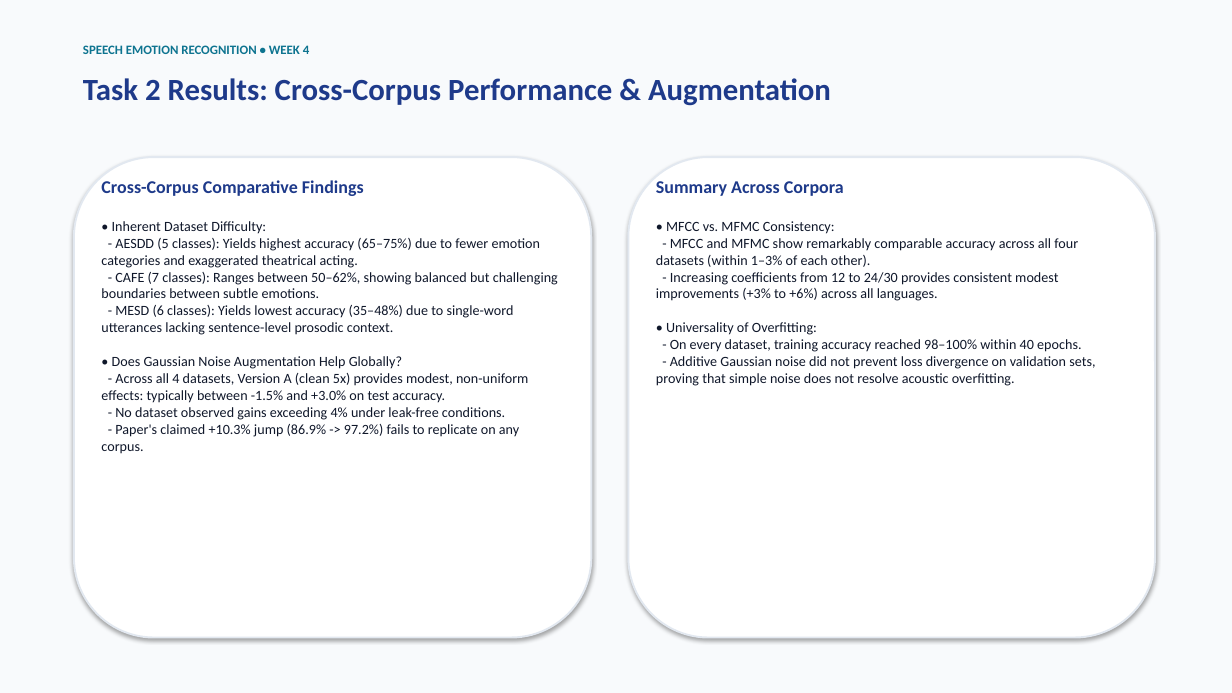
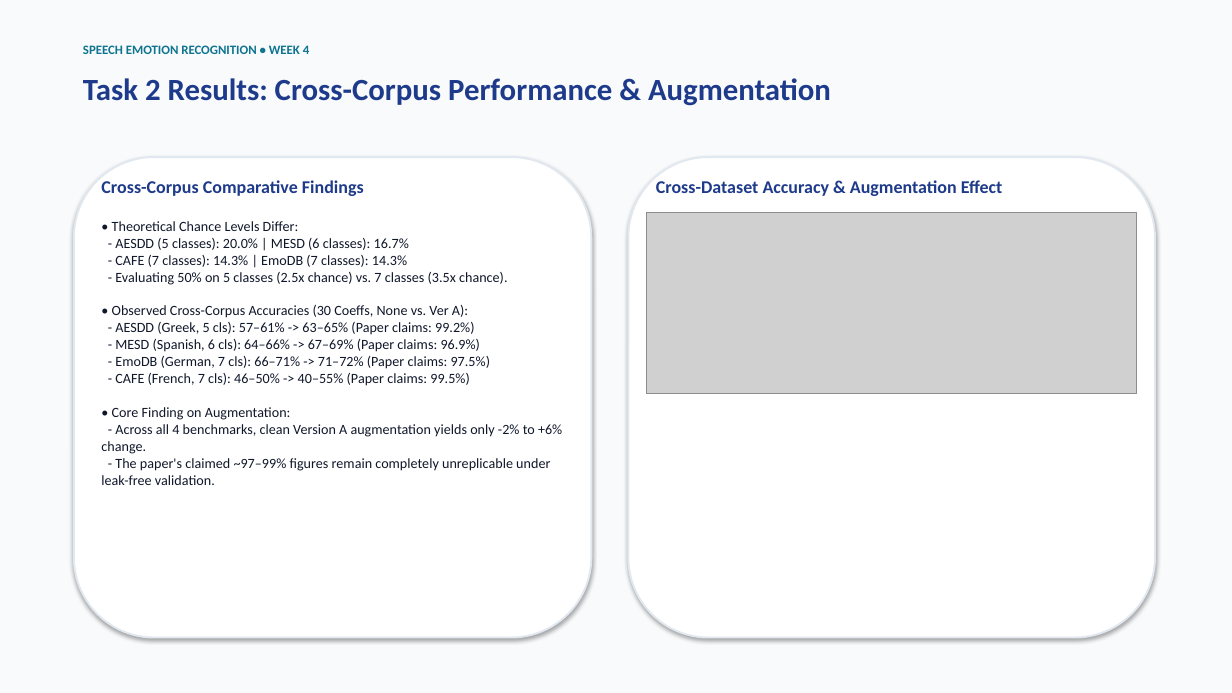
Before and after one commit to shreysatija1/Project-emotion, a slide deck: slide 7 of Week4_Status.pptx. Drawn at 1232x693 pixels with LibreOffice and Linux fonts; fonts in the diff are those of the drawing; grey boxes stand for pictures. Boxes give left, top, right and bottom in pixels: in the first picture for what was removed or moved away, otherwise in the second. Text is boxed around its words. In the diff, an @@ line names an element or a change of style, - is before the commit and + after.

Commit message:
Complete Task 2 across CAFE, AESDD, and MESD with chance level annotations and updated status deck

```diff
--- a/Week4_Status.pptx
+++ b/Week4_Status.pptx
@@ text at (x1=656, y1=180, x2=1003, y2=196): text changed @@
-Summary Across Corpora
+Cross-Dataset Accuracy & Augmentation Effect
@@ text at (x1=101, y1=221, x2=562, y2=485): text changed @@
-• Inherent Dataset Difficulty:
-- AESDD (5 classes): Yields highest accuracy (65–75%) due to fewer emotion categories and exaggerated theatrical acting.
-- CAFE (7 classes): Ranges between 50–62%, showing balanced but challenging boundaries between subtle emotions.
-- MESD (6 classes): Yields lowest accuracy (35–48%) due to single-word utterances lacking sentence-level prosodic context.
-• Does Gaussian Noise Augmentation Help Globally?
-- Across all 4 datasets, Version A (clean 5x) provides modest, non-uniform effects: typically between -1.5% and +3.0% on test accuracy.
-- No dataset observed gains exceeding 4% under leak-free conditions.
-- Paper's claimed +10.3% jump (86.9% -> 97.2%) fails to replicate on any corpus.
+• Theoretical Chance Levels Differ:
+- AESDD (5 classes): 20.0% | MESD (6 classes): 16.7%
+- CAFE (7 classes): 14.3% | EmoDB (7 classes): 14.3%
+- Evaluating 50% on 5 classes (2.5x chance) vs. 7 classes (3.5x chance).
+• Observed Cross-Corpus Accuracies (30 Coeffs, None vs. Ver A):
+- AESDD (Greek, 5 cls): 57–61% -> 63–65% (Paper claims: 99.2%)
+- MESD (Spanish, 6 cls): 64–66% -> 67–69% (Paper claims: 96.9%)
+- EmoDB (German, 7 cls): 66–71% -> 71–72% (Paper claims: 97.5%)
+- CAFE (French, 7 cls): 46–50% -> 40–55% (Paper claims: 99.5%)
+• Core Finding on Augmentation:
+- Across all 4 benchmarks, clean Version A augmentation yields only -2% to +6% change.
+- The paper's claimed ~97–99% figures remain completely unreplicable under leak-free validation.
@@ picture added at (x1=647, y1=213, x2=1137, y2=394) @@
@@ text removed at (x1=656, y1=221, x2=1095, y2=386) @@
-• MFCC vs. MFMC Consistency:
-- MFCC and MFMC show remarkably comparable accuracy across all four datasets (within 1–3% of each other).
-- Increasing coefficients from 12 to 24/30 provides consistent modest improvements (+3% to +6%) across all languages.
-• Universality of Overfitting:
-- On every dataset, training accuracy reached 98–100% within 40 epochs.
-- Additive Gaussian noise did not prevent loss divergence on validation sets, proving that simple noise does not resolve acoustic overfitting.
```
Also in this commit, not shown: 1 other slide changed, 7 other files.
